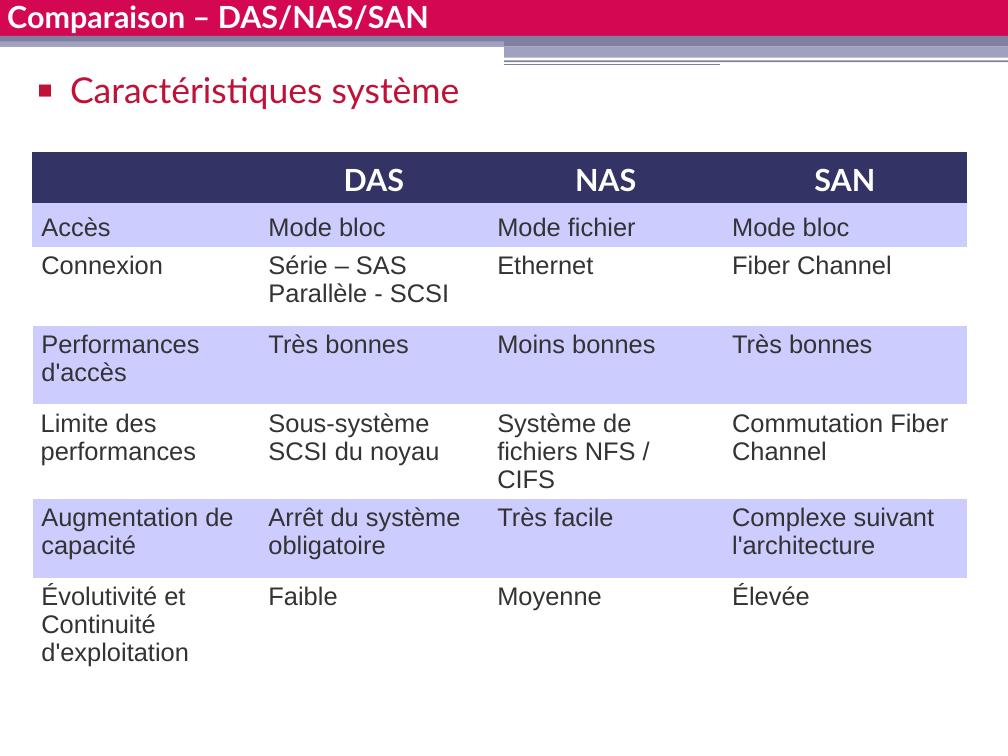
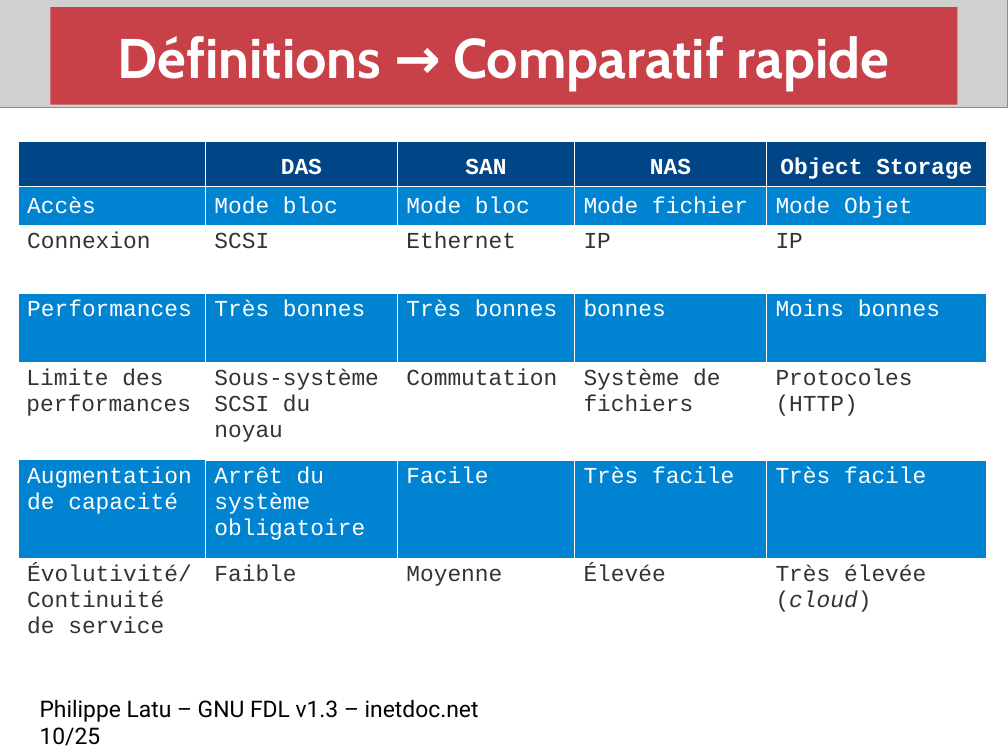
Before and after one commit to platu/inetdoc, a slide deck: slide 10 of presentations/stockage-reseau/stockage-reseau.odp (slide 7 before the commit). Drawn at 1008x756 pixels with LibreOffice and Linux fonts; fonts in the diff are those of the drawing; grey boxes stand for pictures. Boxes give left, top, right and bottom in pixels: in the first picture for what was removed or moved away, otherwise in the second. Text is boxed around its words. In the diff, an @@ line names an element or a change of style, - is before the commit and + after.

```diff
--- a/presentations/stockage-reseau/stockage-reseau.odp
+++ b/presentations/stockage-reseau/stockage-reseau.odp
@@ picture added at (0,0,1008,108) @@
@@ text removed at (7,5,429,33) @@
-Comparaison – DAS/NAS/SAN
@@ title added at (50,7,958,105), fill #C5000B at 69% opacity, 44 pt, text #FFFFFF, bold @@
+Définitions → Comparatif rapide
@@ group removed at (0,0,1008,82): 5 rectangles, 2 lines @@
@@ text removed at (70,77,460,109) @@
-■ Caractéristiques système
@@ table at (18,141,987,656) @@
-column 1:  | Accès | Connexion | Performances d'accès | Limite des performances | Augmentation de capacité | Évolutivité et / Continuité d'exploitation
-column 2: DAS | Mode bloc | Série – SAS / Parallèle - SCSI | Très bonnes | Sous-système SCSI du noyau | Arrêt du système obligatoire | Faible
-column 3: NAS | Mode fichier | Ethernet | Moins bonnes | Système de fichiers NFS / CIFS | Très facile | Moyenne
-column 4: SAN | Mode bloc | Fiber Channel | Très bonnes | Commutation Fiber Channel | Complexe suivant l'architecture | Élevée
+column 1:  | Accès | Connexion | Performances | Limite des performances | Augmentation de capacité | Évolutivité/ / Continuité de service
+column 2: DAS | Mode bloc | SCSI | Très bonnes | Sous-système SCSI du noyau | Arrêt du système obligatoire | Faible
+column 3: SAN | Mode bloc | Ethernet | Très bonnes | Commutation | Facile | Moyenne
+column 4: NAS | Mode fichier | IP | bonnes | Système de fichiers | Très facile | Élevée
+column 5: Object Storage | Mode Objet | IP | Moins bonnes | Protocoles (HTTP) | Très facile | Très élevée / (cloud)
@@ table: place and size @@
-table at (32,152,966,671)
+table at (18,141,987,656)
@@ text added at (40,700,479,746), 18 pt, text #000000 @@
+Philippe Latu – GNU FDL v1.3 – inetdoc.net 10/25
```
Also in this commit, not shown: 4 other slides changed, 20 slides added, 20 slides removed, 2 other files.
